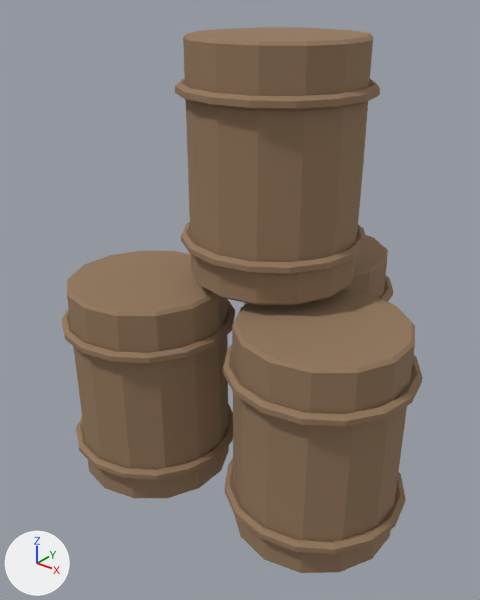
The glTF model assets/models/p_barrels.glb, before and after one commit.
The view is the same before and after, from a 50 mm lens placed at (1.87, -1.73, 2.02), pointed at (0.31, 0.23, 0.81). The axes (+X, +Y, +Z) are drawn at lower left. The lights are the same throughout. The older version comes first. Vertices at exactly the same position are counted once.

In view in the first picture: 'barrels'.
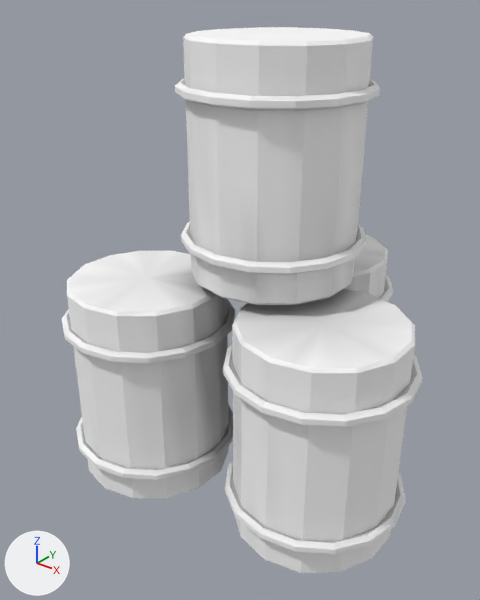
What changed in the scene script:
```text
Change mat_barrels:
    remove n2 = _N.new('ShaderNodeMix'); n2.name = 'Mix'
    remove n2.data_type = 'RGBA'
    remove n2.blend_type = 'MULTIPLY'
    remove n2.inputs[0].default_value = 1.0  # 'Factor'
    remove n2.inputs[7].default_value = (0.3, 0.19, 0.11, 1.0)  # 'B', brown #95795d
    where n0 = _N.new('ShaderNodeBsdfPrincipled'); n0.name = 'Principled BSDF'
    where n3 = _N.new('ShaderNodeVertexColor'); n3.name = 'Color Attribute'
    remove _L.new(n2.outputs[2], n0.inputs[0])  # 'Result' to 'Base Color'
    remove _L.new(n3.outputs[0], n2.inputs[6])  # 'Color' to 'A'
    add _L.new(n3.outputs[0], n0.inputs[0])  # 'Color' to 'Base Color'
Change me_cone:
    where me_cone.from_pydata(...)  # 2104 vertices, 4192 faces; spans x -0.36..1.14, y -0.36..1.08, z 0.0..1.84
    used by ob_barrels; location = (0.0, 0.0, 0.0)
    me_cone part 1: 1549 faces centred in x -0.32..1.11, y -0.33..1.05, z 0.14..1.68 are repainted in the vertex colours; the middle colour goes from white #ffffff to grey #999999
    me_cone part 2: 1064 faces centred in x -0.36..1.14, y -0.36..1.08, z 0.0..1.68 are repainted in the vertex colours; the middle colour goes from white #ffffff to white #efefef
    me_cone part 3: 924 faces centred in x -0.34..1.12, y -0.34..1.06, z 0.14..1.68 are repainted in the vertex colours; the middle colour goes from white #ffffff to light grey #d4d4d4
```

What differs and where, as boxes [x1, y1, x2, y2] in the pictures (480 x 600 px):
'barrels', recoloured (brown to grey)
    both: [62, 27, 423, 573]
part 1 of me_cone, recoloured
    both: [67, 79, 400, 543]
part 2 of me_cone, recoloured (lighter)
    both: [62, 37, 422, 566]
part 3 of me_cone, recoloured
    both: [66, 80, 417, 543]
